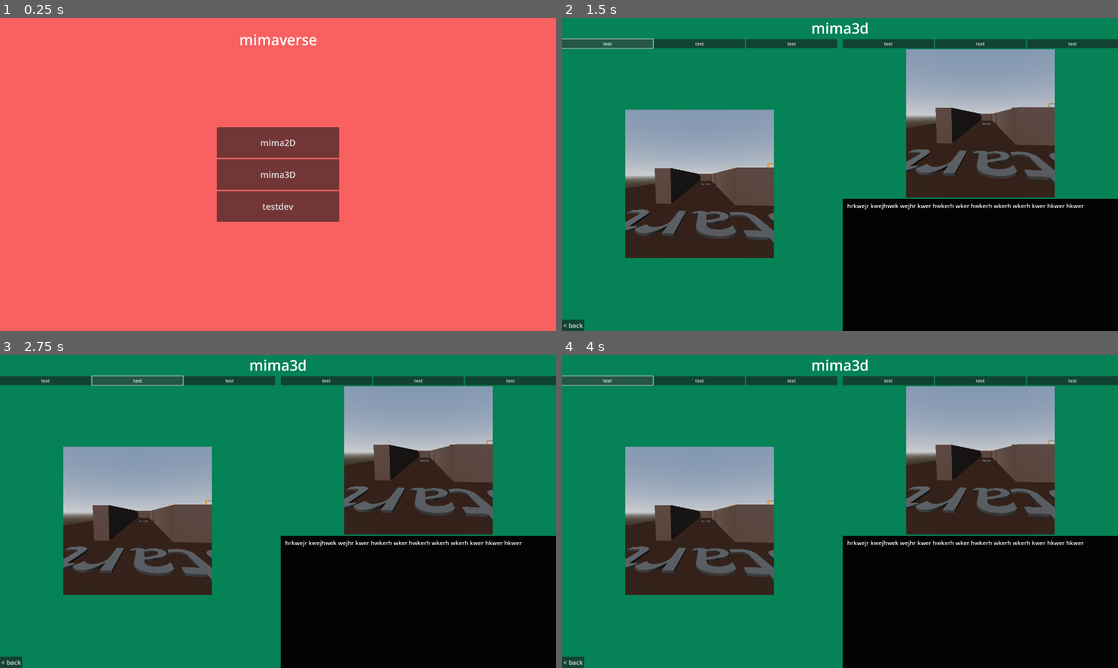
Above: before the commit, frames 1-4 (two rows, left to right).
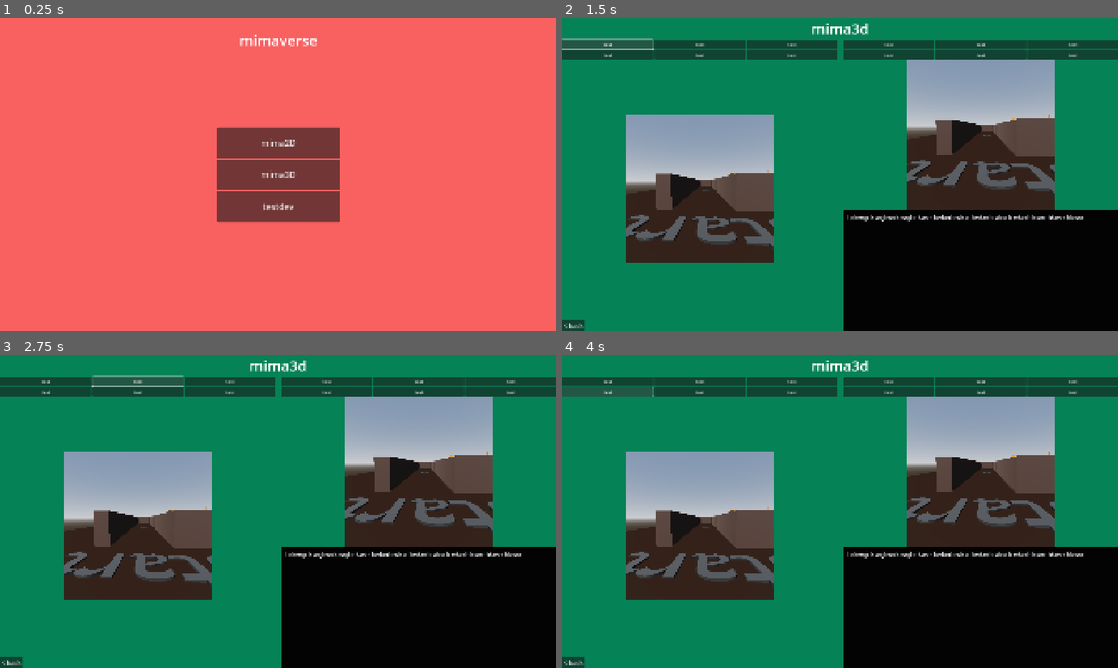
Above: after the commit, the same moments.

Repository: mimavox/mimaclient
Game: Godot game, scene res://screens/main/main.tscn
Same seed, same stepped clock (60 frames per second), same inputs: the game is played once before the commit and once after it.
Inputs:
- Up to frame 1 (0.25 s): no input
- Up to frame 2 (1.5 s): click "mima3D" at 0.5 s; click "test" at 1.25 s
- Up to frame 3 (2.75 s): click "test" at 2 s
- Up to frame 4 (4 s): click "test" at 2.75 s; click "test" at 3.5 s

The runs differ from the first frame. In frame 1, 0.7% of the frame differs, in the area x 39-62%, y 5-66%; in frame 2, 14%; in frame 3, 14%; in frame 4, 14%, in the area x 0-100%, y 1-100%.

Commit message:
esc working

Diff:
--- a/assets/settings.gd
+++ b/assets/settings.gd
@@ -6,3 +6,8 @@
 func init():
 	baseurl = "http://localhost"
 	apiurl = ""
+
+func _input(event):
+
+	if event.is_action_pressed("exit"):
+		get_tree().quit()
--- a/project.godot
+++ b/project.godot
@@ -25,7 +25,7 @@
 window/size/viewport_width=1920
 window/size/viewport_height=1080
 window/size/mode=3
-window/stretch/mode="viewport"
+window/stretch/mode="canvas_items"
 
 [dotnet]
 
@@ -35,6 +35,14 @@
 
 import/blender/enabled=false
 
+[input]
+
+exit={
+"deadzone": 0.2,
+"events": [Object(InputEventKey,"resource_local_to_scene":false,"resource_name":"","device":-1,"window_id":0,"alt_pressed":false,"shift_pressed":false,"ctrl_pressed":false,"meta_pressed":false,"pressed":false,"keycode":0,"physical_keycode":4194305,"key_label":0,"unicode":0,"location":0,"echo":false,"script":null)
+]
+}
+
 [rendering]
 
 renderer/rendering_method="gl_compatibility"
--- a/screens/mima3D/mima3D.tscn
+++ b/screens/mima3D/mima3D.tscn
@@ -73,67 +73,85 @@
 layout_mode = 2
 size_flags_horizontal = 3
 
-[node name="GridContainer" type="GridContainer" parent="VBoxContainer/HBoxContainer/Environment"]
+[node name="EnvControls" type="GridContainer" parent="VBoxContainer/HBoxContainer/Environment"]
 layout_mode = 2
 columns = 3
 
-[node name="Button3" type="Button" parent="VBoxContainer/HBoxContainer/Environment/GridContainer"]
-layout_mode = 2
-size_flags_horizontal = 3
-size_flags_vertical = 3
-text = "test"
-
-[node name="Button" type="Button" parent="VBoxContainer/HBoxContainer/Environment/GridContainer"]
-layout_mode = 2
-size_flags_horizontal = 3
-size_flags_vertical = 3
-text = "test"
-
-[node name="Button2" type="Button" parent="VBoxContainer/HBoxContainer/Environment/GridContainer"]
-layout_mode = 2
-size_flags_horizontal = 3
-size_flags_vertical = 3
-text = "test"
-
-[node name="Simulation" type="SubViewportContainer" parent="VBoxContainer/HBoxContainer/Environment"]
+[node name="btn1" type="Button" parent="VBoxContainer/HBoxContainer/Environment/EnvControls"]
+layout_mode = 2
+size_flags_horizontal = 3
+size_flags_vertical = 3
+text = "test"
+
+[node name="btn2" type="Button" parent="VBoxContainer/HBoxContainer/Environment/EnvControls"]
+layout_mode = 2
+size_flags_horizontal = 3
+size_flags_vertical = 3
+text = "test"
+
+[node name="btn3" type="Button" parent="VBoxContainer/HBoxContainer/Environment/EnvControls"]
+layout_mode = 2
+size_flags_horizontal = 3
+size_flags_vertical = 3
+text = "test"
+
+[node name="btn4" type="Button" parent="VBoxContainer/HBoxContainer/Environment/EnvControls"]
+layout_mode = 2
+size_flags_horizontal = 3
+size_flags_vertical = 3
+text = "test"
+
+[node name="btn5" type="Button" parent="VBoxContainer/HBoxContainer/Environment/EnvControls"]
+layout_mode = 2
+size_flags_horizontal = 3
+size_flags_vertical = 3
+text = "test"
+
+[node name="btn6" type="Button" parent="VBoxContainer/HBoxContainer/Environment/EnvControls"]
+layout_mode = 2
+size_flags_horizontal = 3
+size_flags_vertical = 3
+text = "test"
+
+[node name="EnvSimulation" type="SubViewportContainer" parent="VBoxContainer/HBoxContainer/Environment"]
 layout_mode = 2
 size_flags_horizontal = 4
 size_flags_vertical = 6
 
-[node name="SubViewport" type="SubViewport" parent="VBoxContainer/HBoxContainer/Environment/Simulation"]
+[node name="SubViewport" type="SubViewport" parent="VBoxContainer/HBoxContainer/Environment/EnvSimulation"]
 handle_input_locally = false
 snap_2d_vertices_to_pixel = true
 render_target_update_mode = 4
 
-[node name="Node3D" type="Node3D" parent="VBoxContainer/HBoxContainer/Environment/Simulation/SubViewport"]
-
-[node name="Camera3D" type="Camera3D" parent="VBoxContainer/HBoxContainer/Environment/Simulation/SubViewport/Node3D"]
+[node name="Node3D" type="Node3D" parent="VBoxContainer/HBoxContainer/Environment/EnvSimulation/SubViewport"]
+
+[node name="Camera3D" type="Camera3D" parent="VBoxContainer/HBoxContainer/Environment/EnvSimulation/SubViewport/Node3D"]
 transform = Transform3D(-0.997916, 0.00562436, -0.0642868, 0, 0.996195, 0.0871557, 0.0645323, 0.0869741, -0.994118, 6.02233, 0.48069, -6.40123)
 
-[node name="WorldEnvironment" type="WorldEnvironment" parent="VBoxContainer/HBoxContainer/Environment/Simulation/SubViewport/Node3D"]
+[node name="WorldEnvironment" type="WorldEnvironment" parent="VBoxContainer/HBoxContainer/Environment/EnvSimulation/SubViewport/Node3D"]
 environment = SubResource("Environment_dxm56")
 
-[node name="DirectionalLight3D" type="DirectionalLight3D" parent="VBoxContainer/HBoxContainer/Environment/Simulation/SubViewport/Node3D"]
+[node name="DirectionalLight3D" type="DirectionalLight3D" parent="VBoxContainer/HBoxContainer/Environment/EnvSimulation/SubViewport/Node3D"]
 transform = Transform3D(-0.866023, -0.433016, 0.250001, 0, 0.499998, 0.866027, -0.500003, 0.749999, -0.43301, 0, 0, 0)
 shadow_enabled = true
 
-[node name="Maze Runner" parent="VBoxContainer/HBoxContainer/Environment/Simulation/SubViewport/Node3D" instance=ExtResource("2_w5ggl")]
+[node name="Maze Runner" parent="VBoxContainer/HBoxContainer/Environment/EnvSimulation/SubViewport/Node3D" instance=ExtResource("2_w5ggl")]
 transform = Transform3D(1, 0, 0, 0, 1, 0, 0, 0, 1, 2.5074, 0, -1.15994)
 
-[node name="CharacterBody3D" type="CharacterBody3D" parent="VBoxContainer/HBoxContainer/Environment/Simulation/SubViewport/Node3D"]
+[node name="CharacterBody3D" type="CharacterBody3D" parent="VBoxContainer/HBoxContainer/Environment/EnvSimulation/SubViewport/Node3D"]
 script = ExtResource("3_c4ucj")
 
-[node name="CollisionShape3D" type="CollisionShape3D" parent="VBoxContainer/HBoxContainer/Environment/Simulation/SubViewport/Node3D/CharacterBody3D"]
+[node name="CollisionShape3D" type="CollisionShape3D" parent="VBoxContainer/HBoxContainer/Environment/EnvSimulation/SubViewport/Node3D/CharacterBody3D"]
 transform = Transform3D(0.1, 0, 0, 0, 0.1, 0, 0, 0, 0.1, 0.245882, 0.29738, 0)
 shape = SubResource("CapsuleShape3D_w5ggl")
 
-[node name="MeshInstance3D" type="MeshInstance3D" parent="VBoxContainer/HBoxContainer/Environment/Simulation/SubViewport/Node3D/CharacterBody3D/CollisionShape3D"]
+[node name="MeshInstance3D" type="MeshInstance3D" parent="VBoxContainer/HBoxContainer/Environment/EnvSimulation/SubViewport/Node3D/CharacterBody3D/CollisionShape3D"]
 mesh = SubResource("CapsuleMesh_c4ucj")
 
-[node name="CameraController" type="Node3D" parent="VBoxContainer/HBoxContainer/Environment/Simulation/SubViewport/Node3D/CharacterBody3D"]
+[node name="CameraController" type="Node3D" parent="VBoxContainer/HBoxContainer/Environment/EnvSimulation/SubViewport/Node3D/CharacterBody3D"]
 transform = Transform3D(0.9402, 0, 0, 0, 0.610858, 0, 0, 0, 0.685591, 0.241057, 0.346766, 0)
 
-[node name="Camera3D" type="Camera3D" parent="VBoxContainer/HBoxContainer/Environment/Simulation/SubViewport/Node3D/CharacterBody3D/CameraController"]
+[node name="Camera3D" type="Camera3D" parent="VBoxContainer/HBoxContainer/Environment/EnvSimulation/SubViewport/Node3D/CharacterBody3D/CameraController"]
 
 [node name="btnBack" type="Button" parent="VBoxContainer/HBoxContainer/Environment"]
 layout_mode = 2
@@ -145,69 +163,87 @@
 layout_mode = 2
 size_flags_horizontal = 3
 
-[node name="GridContainer" type="GridContainer" parent="VBoxContainer/HBoxContainer/Agent"]
+[node name="AgentControls" type="GridContainer" parent="VBoxContainer/HBoxContainer/Agent"]
 layout_mode = 2
 columns = 3
 
-[node name="Button3" type="Button" parent="VBoxContainer/HBoxContainer/Agent/GridContainer"]
-layout_mode = 2
-size_flags_horizontal = 3
-size_flags_vertical = 3
-text = "test"
-
-[node name="Button" type="Button" parent="VBoxContainer/HBoxContainer/Agent/GridContainer"]
-layout_mode = 2
-size_flags_horizontal = 3
-size_flags_vertical = 3
-text = "test"
-
-[node name="Button2" type="Button" parent="VBoxContainer/HBoxContainer/Agent/GridContainer"]
-layout_mode = 2
-size_flags_horizontal = 3
-size_flags_vertical = 3
-text = "test"
-
-[node name="POV" type="SubViewportContainer" parent="VBoxContainer/HBoxContainer/Agent"]
+[node name="btn1" type="Button" parent="VBoxContainer/HBoxContainer/Agent/AgentControls"]
+layout_mode = 2
+size_flags_horizontal = 3
+size_flags_vertical = 3
+text = "test"
+
+[node name="btn2" type="Button" parent="VBoxContainer/HBoxContainer/Agent/AgentControls"]
+layout_mode = 2
+size_flags_horizontal = 3
+size_flags_vertical = 3
+text = "test"
+
+[node name="btn3" type="Button" parent="VBoxContainer/HBoxContainer/Agent/AgentControls"]
+layout_mode = 2
+size_flags_horizontal = 3
+size_flags_vertical = 3
+text = "test"
+
+[node name="btn4" type="Button" parent="VBoxContainer/HBoxContainer/Agent/AgentControls"]
+layout_mode = 2
+size_flags_horizontal = 3
+size_flags_vertical = 3
+text = "test"
+
+[node name="btn5" type="Button" parent="VBoxContainer/HBoxContainer/Agent/AgentControls"]
+layout_mode = 2
+size_flags_horizontal = 3
+size_flags_vertical = 3
+text = "test"
+
+[node name="btn6" type="Button" parent="VBoxContainer/HBoxContainer/Agent/AgentControls"]
+layout_mode = 2
+size_flags_horizontal = 3
+size_flags_vertical = 3
+text = "test"
+
+[node name="AgentPOV" type="SubViewportContainer" parent="VBoxContainer/HBoxContainer/Agent"]
 layout_mode = 2
 size_flags_horizontal = 4
 size_flags_vertical = 6
 
-[node name="SubViewport" type="SubViewport" parent="VBoxContainer/HBoxContainer/Agent/POV"]
+[node name="SubViewport" type="SubViewport" parent="VBoxContainer/HBoxContainer/Agent/AgentPOV"]
 handle_input_locally = false
 snap_2d_vertices_to_pixel = true
 render_target_update_mode = 4
 
-[node name="Node3D" type="Node3D" parent="VBoxContainer/HBoxContainer/Agent/POV/SubViewport"]
-
-[node name="Camera3D" type="Camera3D" parent="VBoxContainer/HBoxContainer/Agent/POV/SubViewport/Node3D"]
+[node name="Node3D" type="Node3D" parent="VBoxContainer/HBoxContainer/Agent/AgentPOV/SubViewport"]
+
+[node name="Camera3D" type="Camera3D" parent="VBoxContainer/HBoxContainer/Agent/AgentPOV/SubViewport/Node3D"]
 transform = Transform3D(-0.997916, 0.00562436, -0.0642868, 0, 0.996195, 0.0871557, 0.0645323, 0.0869741, -0.994118, 6.02233, 0.48069, -6.40123)
 
-[node name="WorldEnvironment" type="WorldEnvironment" parent="VBoxContainer/HBoxContainer/Agent/POV/SubViewport/Node3D"]
+[node name="WorldEnvironment" type="WorldEnvironment" parent="VBoxContainer/HBoxContainer/Agent/AgentPOV/SubViewport/Node3D"]
 environment = SubResource("Environment_dxm56")
 
-[node name="DirectionalLight3D" type="DirectionalLight3D" parent="VBoxContainer/HBoxContainer/Agent/POV/SubViewport/Node3D"]
+[node name="DirectionalLight3D" type="DirectionalLight3D" parent="VBoxContainer/HBoxContainer/Agent/AgentPOV/SubViewport/Node3D"]
 transform = Transform3D(-0.866023, -0.433016, 0.250001, 0, 0.499998, 0.866027, -0.500003, 0.749999, -0.43301, 0, 0, 0)
 shadow_enabled = true
 
-[node name="Maze Runner" parent="VBoxContainer/HBoxContainer/Agent/POV/SubViewport/Node3D" instance=ExtResource("2_w5ggl")]
+[node name="Maze Runner" parent="VBoxContainer/HBoxContainer/Agent/AgentPOV/SubViewport/Node3D" instance=ExtResource("2_w5ggl")]
 transform = Transform3D(1, 0, 0, 0, 1, 0, 0, 0, 1, 2.5074, 0, -1.15994)
 
-[node name="CharacterBody3D" type="CharacterBody3D" parent="VBoxContainer/HBoxContainer/Agent/POV/SubViewport/Node3D"]
+[node name="CharacterBody3D" type="CharacterBody3D" parent="VBoxContainer/HBoxContainer/Agent/AgentPOV/SubViewport/Node3D"]
 script = ExtResource("3_c4ucj")
 
-[node name="CollisionShape3D" type="CollisionShape3D" parent="VBoxContainer/HBoxContainer/Agent/POV/SubViewport/Node3D/CharacterBody3D"]
+[node name="CollisionShape3D" type="CollisionShape3D" parent="VBoxContainer/HBoxContainer/Agent/AgentPOV/SubViewport/Node3D/CharacterBody3D"]
 transform = Transform3D(0.1, 0, 0, 0, 0.1, 0, 0, 0, 0.1, 0.245882, 0.29738, 0)
 shape = SubResource("CapsuleShape3D_w5ggl")
 
-[node name="MeshInstance3D" type="MeshInstance3D" parent="VBoxContainer/HBoxContainer/Agent/POV/SubViewport/Node3D/CharacterBody3D/CollisionShape3D"]
+[node name="MeshInstance3D" type="MeshInstance3D" parent="VBoxContainer/HBoxContainer/Agent/AgentPOV/SubViewport/Node3D/CharacterBody3D/CollisionShape3D"]
 mesh = SubResource("CapsuleMesh_c4ucj")
 
-[node name="CameraController" type="Node3D" parent="VBoxContainer/HBoxContainer/Agent/POV/SubViewport/Node3D/CharacterBody3D"]
+[node name="CameraController" type="Node3D" parent="VBoxContainer/HBoxContainer/Agent/AgentPOV/SubViewport/Node3D/CharacterBody3D"]
 transform = Transform3D(0.9402, 0, 0, 0, 0.610858, 0, 0, 0, 0.685591, 0.241057, 0.346766, 0)
 
-[node name="Camera3D" type="Camera3D" parent="VBoxContainer/HBoxContainer/Agent/POV/SubViewport/Node3D/CharacterBody3D/CameraController"]
-
-[node name="RichTextLabel" type="RichTextLabel" parent="VBoxContainer/HBoxContainer/Agent"]
+[node name="Camera3D" type="Camera3D" parent="VBoxContainer/HBoxContainer/Agent/AgentPOV/SubViewport/Node3D/CharacterBody3D/CameraController"]
+
+[node name="AgentOutput" type="RichTextLabel" parent="VBoxContainer/HBoxContainer/Agent"]
 clip_contents = false
 layout_mode = 2
 size_flags_vertical = 3
